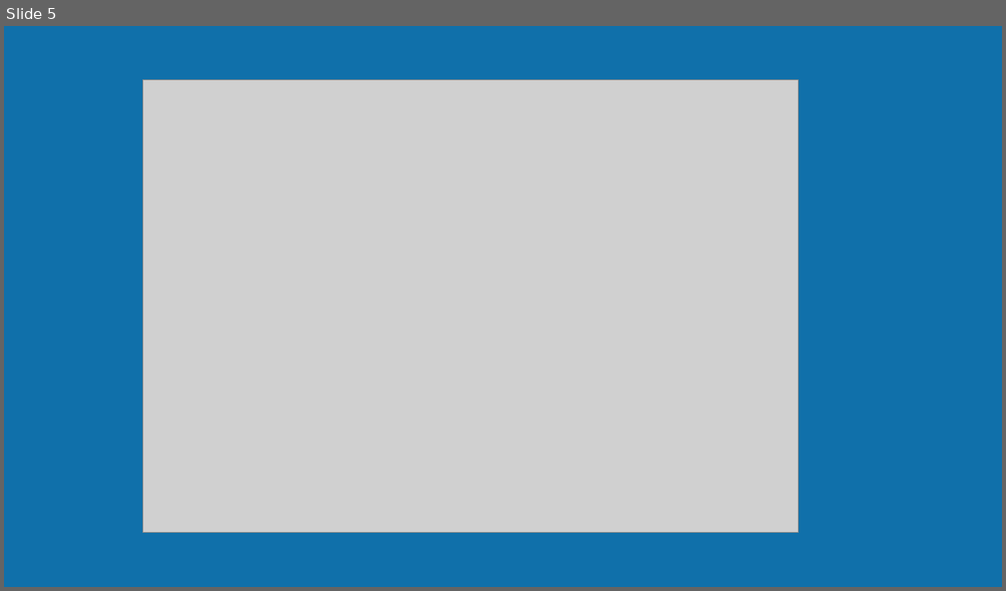
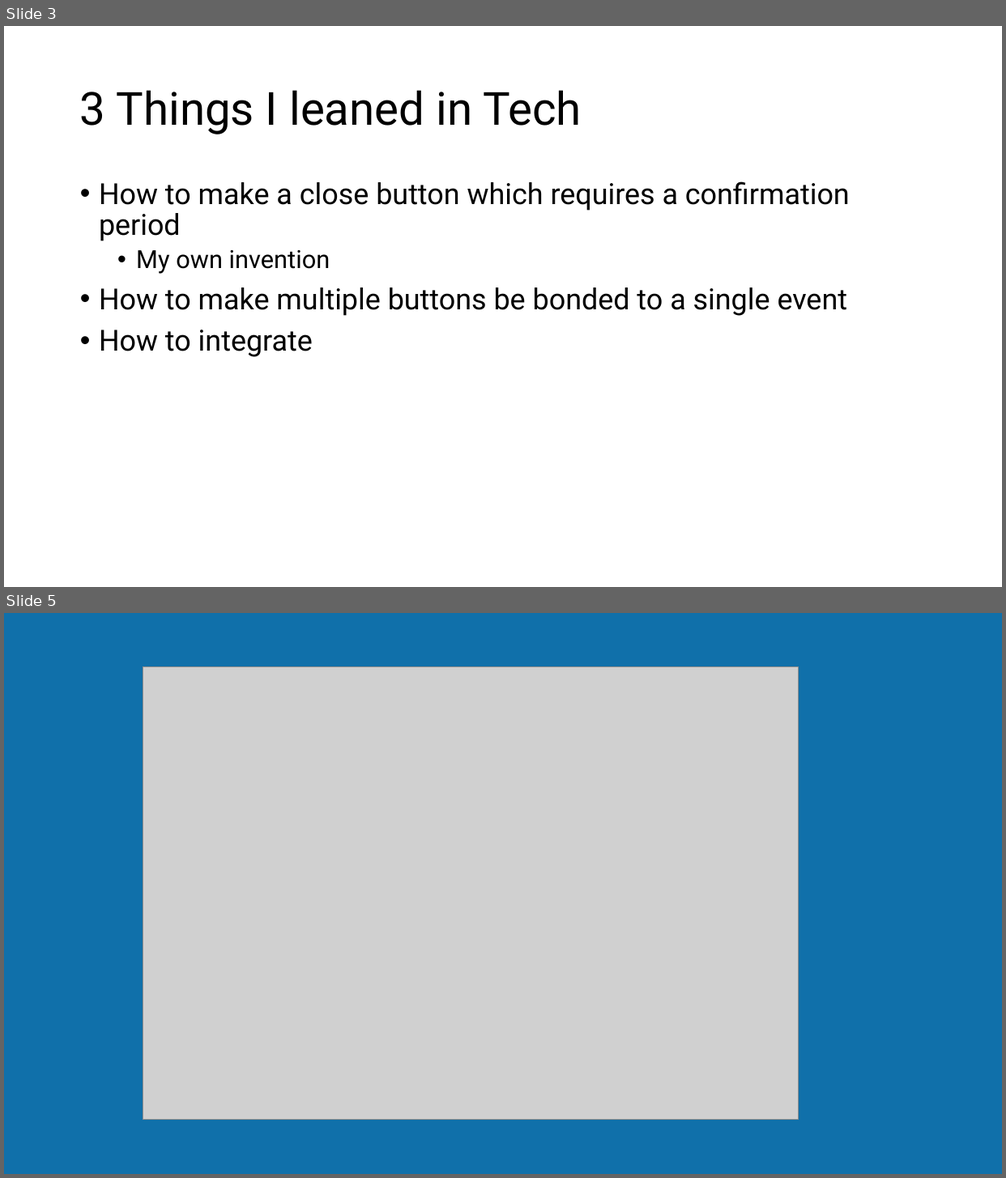
Before and after one commit to NPITX-programs/Presentations, a slide deck: Current Presentation/Charlie Fall Term 2024 presentation.pptx. Shown one above the other, each under a label of ours: slide 5 before the commit, slides 3 and 5 after it; the slides between them are not shown. The pictures are 1006x591 and 1006x1178 pixels, drawn with LibreOffice and Linux fonts; fonts in the diff are those of the drawing; grey boxes stand for pictures. Boxes give left, top, right and bottom in pixels: in the first picture for what was removed or moved away, otherwise in the second. Text is boxed around its words. In the diff, an @@ line names an element or a change of style, - is before the commit and + after.

```diff
--- a/Current Presentation/Charlie Fall Term 2024 presentation.pptx
+++ b/Current Presentation/Charlie Fall Term 2024 presentation.pptx
@@ slide 3 added at <box>4,26,1002,587</box>, background #FFFFFF @@
@@ title added at <box>80,90,581,135</box>, 44 pt, text #000000 @@
+3 Things I leaned in Tech
@@ text added at <box>99,182,850,357</box>, 28 pt, text #000000 @@
+• How to make a close button which requires a confirmation period
+  • My own invention
+• How to make multiple buttons be bonded to a single event
+• How to integrate
```
Also in this commit, not shown: 1 slide changed, 1 slide removed.
